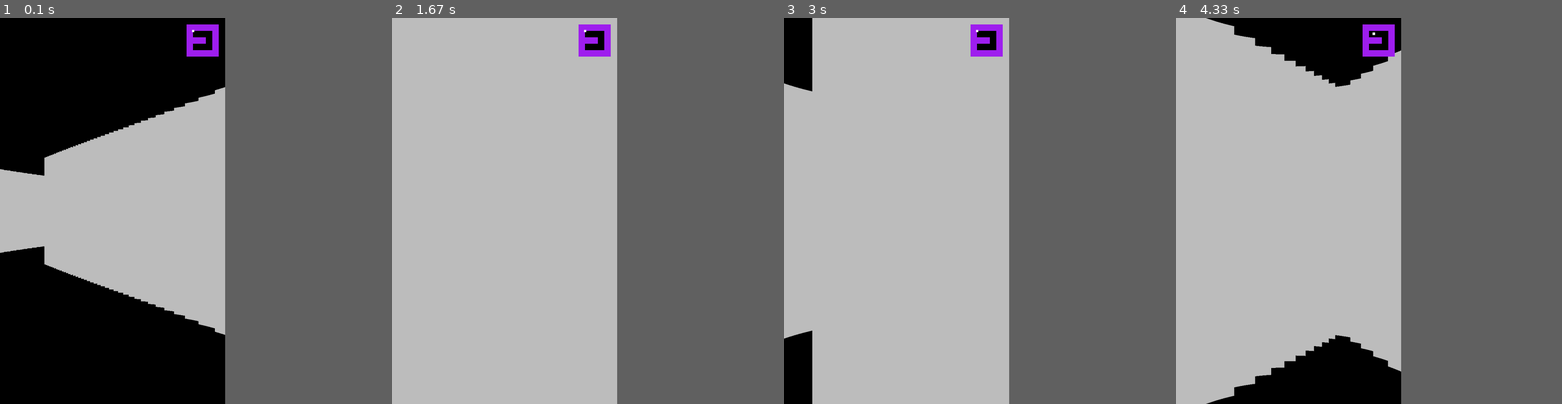
Above: before the commit, frames 1-4 (left to right).
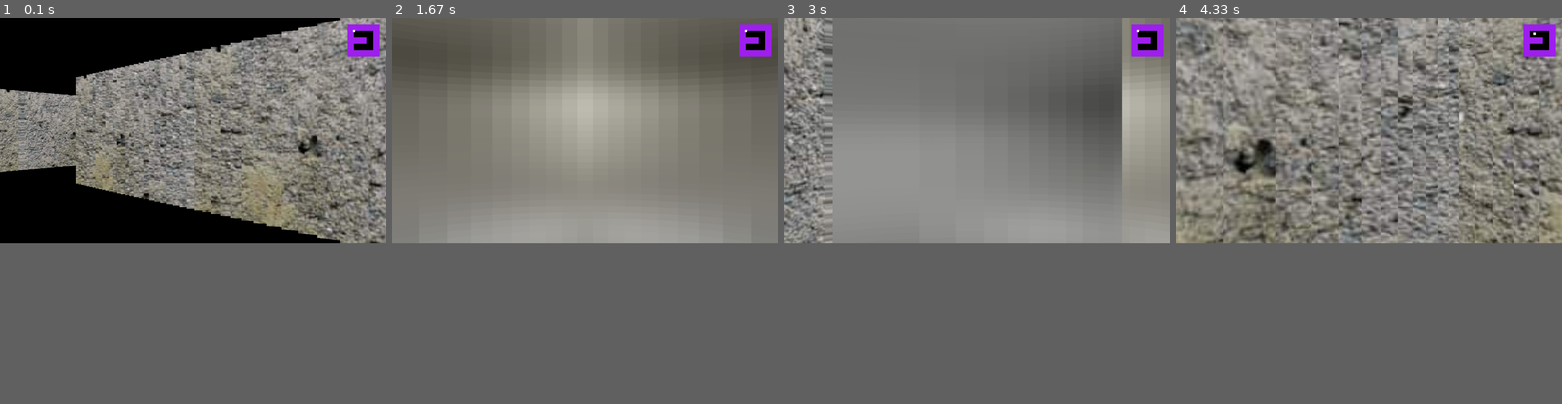
Above: after the commit, the same moments.

Repository: matpaaa/raycasting-pygame
Game: pygame game, started from main.py
The game is run twice, just before and just after one commit, with the same random seed, the same clock (stepped at 60 frames per second) and the same inputs.
Inputs:
- Up to frame 1 (0.1 s): no input
- Up to frame 2 (1.67 s): hold Right 0.33-0.8 s; hold Up 0.83-1.3 s; hold Right from 1.33 s (still down)
- Up to frame 3 (3 s): release Right at 1.8 s; hold Left 1.83-2.37 s; hold Down 2.4-2.87 s; hold Left from 2.9 s (still down)
- Up to frame 4 (4.33 s): release Left at 3.37 s; hold Up 3.4-3.87 s; hold Right from 3.9 s (still down)
In our replay, the window is 525x900 before the commit and 900x525 after it. These sizes can differ from the game's own. Grey fills any space a smaller window leaves; there, only what the larger window draws over its background counts as a difference.

The runs differ from the first frame. In frame 1, 55% of the frame differs, in the area x 0-100%, y 0-83%; in frame 2, 42%; in frame 3, 47%; in frame 4, 63%, in the area x 0-100%, y 0-100%.

Commit message:
feat: wall texture

Diff:
--- a/main.py
+++ b/main.py
@@ -11,7 +11,7 @@
 def main():
     pygame.init()
 
-    screen = pygame.display.set_mode((SCREEN_HEIGHT, SCREEN_WIDTH))
+    screen = pygame.display.set_mode((SCREEN_WIDTH, SCREEN_HEIGHT))
     clock = pygame.time.Clock()
     running = True
 
--- a/ray_casting.py
+++ b/ray_casting.py
@@ -14,58 +14,76 @@
         self.map = map
         self.user = user
         self.textures = {
-            0: pygame.image.load('assets/cell.png').convert(),
-            1: pygame.image.load('assets/sky.png').convert(),
+            1: pygame.image.load('assets/cell.png').convert(),
+            2: pygame.image.load('assets/sky.png').convert(),
         }
 
-    def width_map_ratio(self, width: int) -> int:
-        return width * len(self.map[0]) / self.screen.get_width()
+    def launch_fucking_rays(self, user: User):
+        screen_width = self.screen.get_width()
+        screen_height = self.screen.get_height()
 
-    def height_map_ratio(self, height: int) -> int:
-        return height * len(self.map[0]) / self.screen.get_height()
-
-    def launch_fucking_rays(self, user: User):
-        for i in range (self.screen.get_width()):
-            rot_i = user.get_rot - (user.get_fov / 2) + user.get_fov  * i / self.screen.get_width()
+        for i in range(screen_width):
+            rot_i = user.get_rot - (user.get_fov / 2) + user.get_fov * i / screen_width
 
             dx = self._step * math.cos(rot_i)
             dy = self._step * math.sin(rot_i)
 
             x, y = user.get_pos_x, user.get_pos_y
             n = 0
-            color = 'gray'
 
             while True:
-                x = x + dx
-                y = y + dy
+                x += dx
+                y += dy
                 n += 1
 
-                pos = self.map[int(y)][int(x)]
+                map_x, map_y = int(x), int(y)
+                pos = self.map[map_y][map_x]
+
                 if pos != 0:
                     distance = self._step * n
+                    # Correction fish-eye
                     distance *= math.cos(user.get_rot - rot_i)
-                    height = self.screen.get_width() / distance
+                    wall_height = screen_height / distance
 
-                    color = 'gray'
+                    # --- Calcul de la coordonnée U dans la texture ---
+                    # On regarde si le rayon a touché un côté vertical (x entier)
+                    # ou horizontal (y entier) en regardant la partie fractionnaire
+                    frac_x = x - map_x  # entre 0 et 1
+                    frac_y = y - map_y  # entre 0 et 1
 
-                    if pos == 2:
-                        color = 'red'
+                    # On choisit le côté avec la plus petite partie fractionnaire
+                    # (le plus proche d'un bord de cellule = le mur touché)
+                    if min(frac_x, 1 - frac_x) < min(frac_y, 1 - frac_y):
+                        # Côté vertical (gauche/droite), U = position en Y
+                        tex_u = frac_y
+                    else:
+                        # Côté horizontal (haut/bas), U = position en X
+                        tex_u = frac_x
+
+                    # --- Rendu de la colonne texturée ---
+                    texture = self.textures.get(pos)
+                    if texture:
+                        tex_width = texture.get_width()
+                        tex_height = texture.get_height()
+
+                        # Colonne de pixels à extraire dans la texture
+                        tex_x = int(tex_u * tex_width) % tex_width
+
+                        # Extraire une colonne de 1px de large sur toute la hauteur
+                        tex_column = texture.subsurface(pygame.Rect(tex_x, 0, 1, tex_height))
+
+                        # Étirer cette colonne à la hauteur du mur calculée
+                        wall_h = int(wall_height)
+                        scaled_column = pygame.transform.scale(tex_column, (1, max(1, wall_h)))
+
+                        # Position Y centrée à l'écran
+                        y1 = int(screen_height / 2 - wall_h / 2)
+                        self.screen.blit(scaled_column, (i, y1))
+                    else:
+                        # Fallback couleur si pas de texture
+                        color = 'red' if pos == 2 else 'gray'
+                        y1 = screen_height / 2 - wall_height / 2
+                        y2 = screen_height / 2 + wall_height / 2
+                        pygame.draw.line(self.screen, color, (i, y1), (i, y2))
 
                     break
-
-            y1 = self.screen.get_height()/2 - height/2
-            y2 = self.screen.get_height()/2 + height/2
-
-            floor = self.screen.get_width()/2 + height/2
-            cell = self.screen.get_width()/2 - height/2
-
-            pygame.draw.line(self.screen, color, (i, y1), (i, y2))
-
-            # texture = pygame.transform.scale(self.textures[0], (1, 100))
-            # self.screen.blit(texture, (i, self.screen.get_height() - floor))
-
-            # sky_offset = -10 * math.degrees(self.player.angle) % WIDTH
-            # self.sc.blit(self.textures['S'], (sky_offset, 0))
-            # self.sc.blit(self.textures['S'], (sky_offset - WIDTH, 0))
-            # self.sc.blit(self.textures['S'], (sky_offset + WIDTH, 0))
-            # pygame.draw.rect(self.sc, DARKGRAY, (0, HALF_HEIGHT, WIDTH, HALF_HEIGHT))
